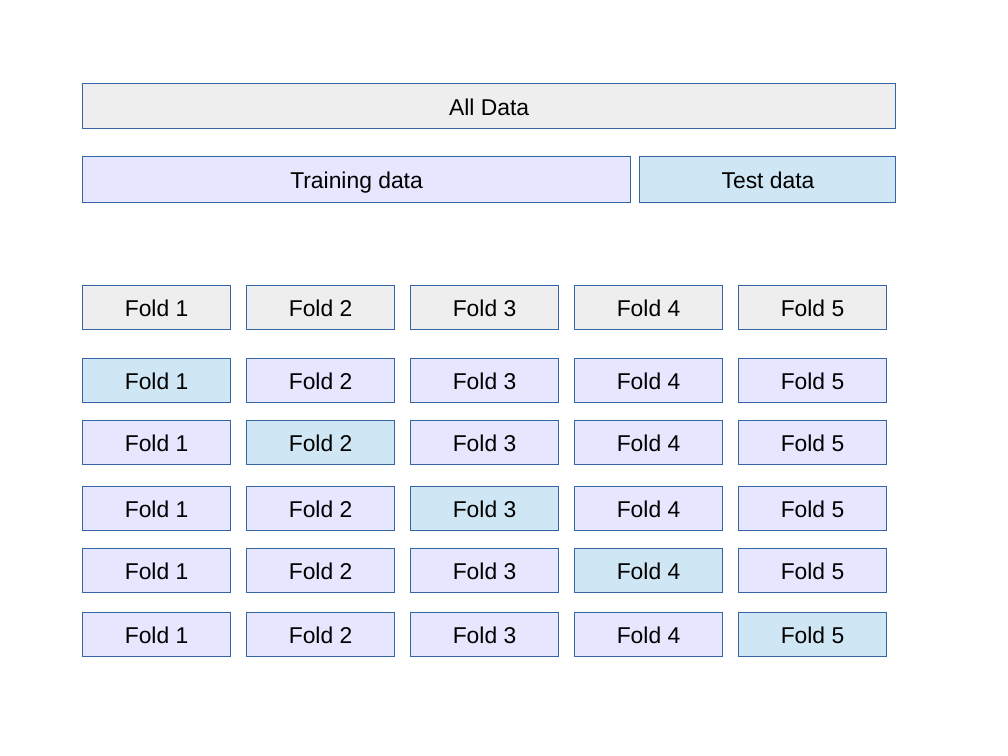
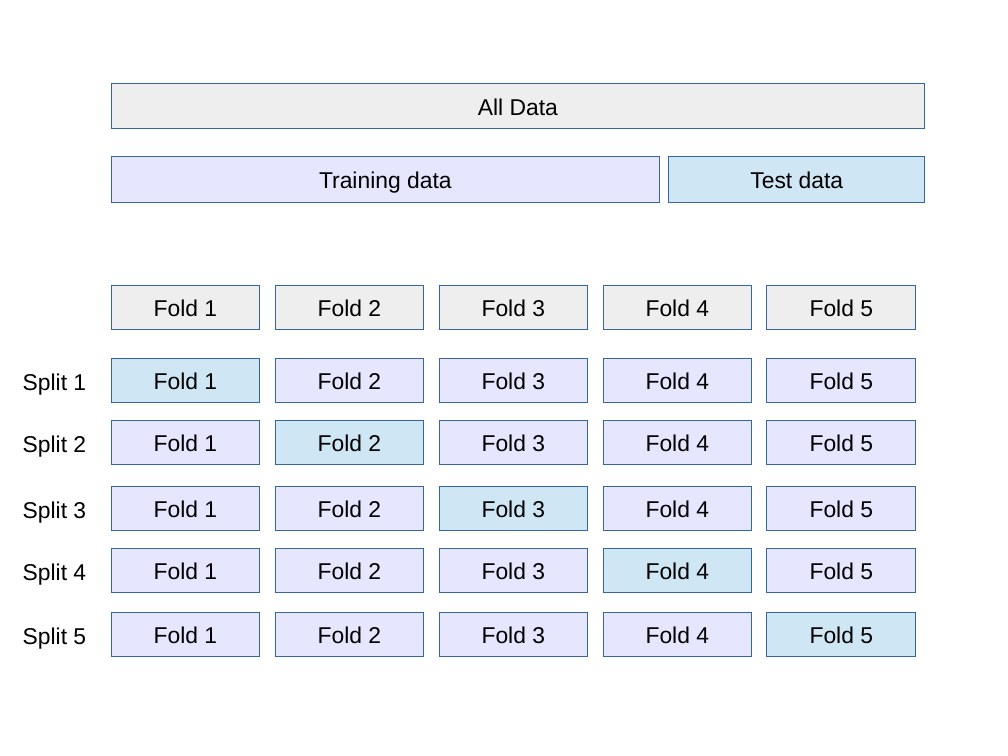
Before and after one commit to amueller/talks_odt, a slide deck: slide 10 of machine-learning-with-scikit-learn-CUNY-2015.odp. Drawn at 1008x756 pixels with LibreOffice and Linux fonts; fonts in the diff are those of the drawing. Boxes give left, top, right and bottom in pixels: in the first picture for what was removed or moved away, otherwise in the second. Text is boxed around its words. In the diff, an @@ line names an element or a change of style, - is before the commit and + after.

```diff
--- a/machine-learning-with-scikit-learn-CUNY-2015.odp
+++ b/machine-learning-with-scikit-learn-CUNY-2015.odp
@@ text added at [23, 373, 86, 395], 18 pt, text #000000 @@
+Split 1
@@ text added at [23, 435, 86, 457], 18 pt, text #000000 @@
+Split 2
@@ text added at [23, 501, 86, 523], 18 pt, text #000000 @@
+Split 3
@@ text added at [23, 563, 86, 585], 18 pt, text #000000 @@
+Split 4
@@ text added at [23, 627, 86, 649], 18 pt, text #000000 @@
+Split 5
@@ 33 rectangles: place and size @@
-33 rectangles at [82, 83, 896, 657]
+33 rectangles at [111, 83, 925, 657]
```
Also in this commit, not shown: 7 other slides changed, 9 slides added, 11 slides removed.
